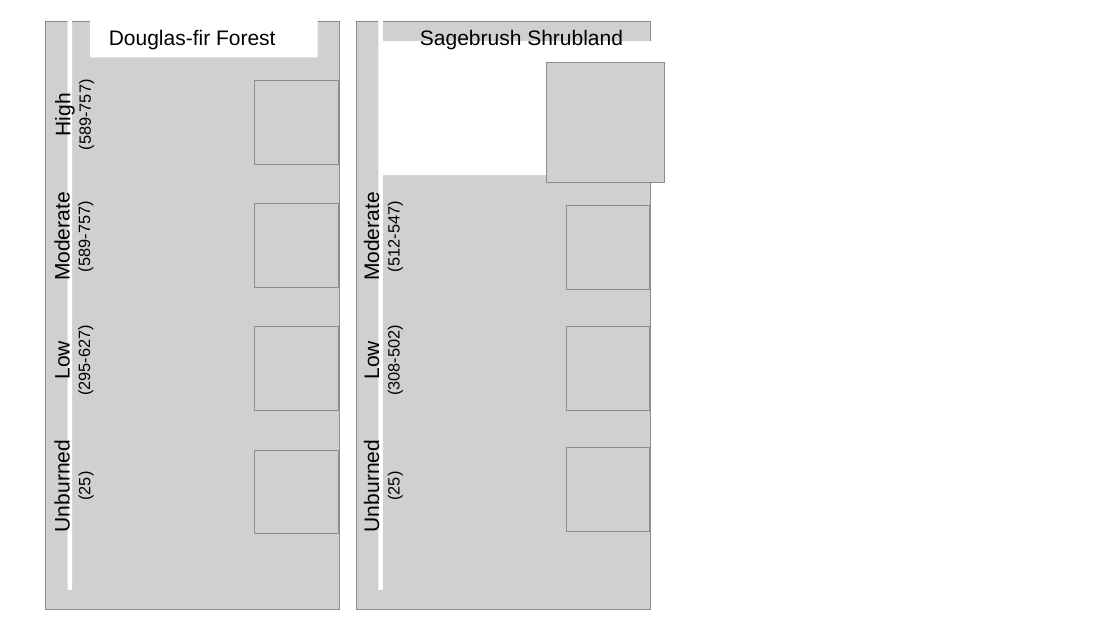
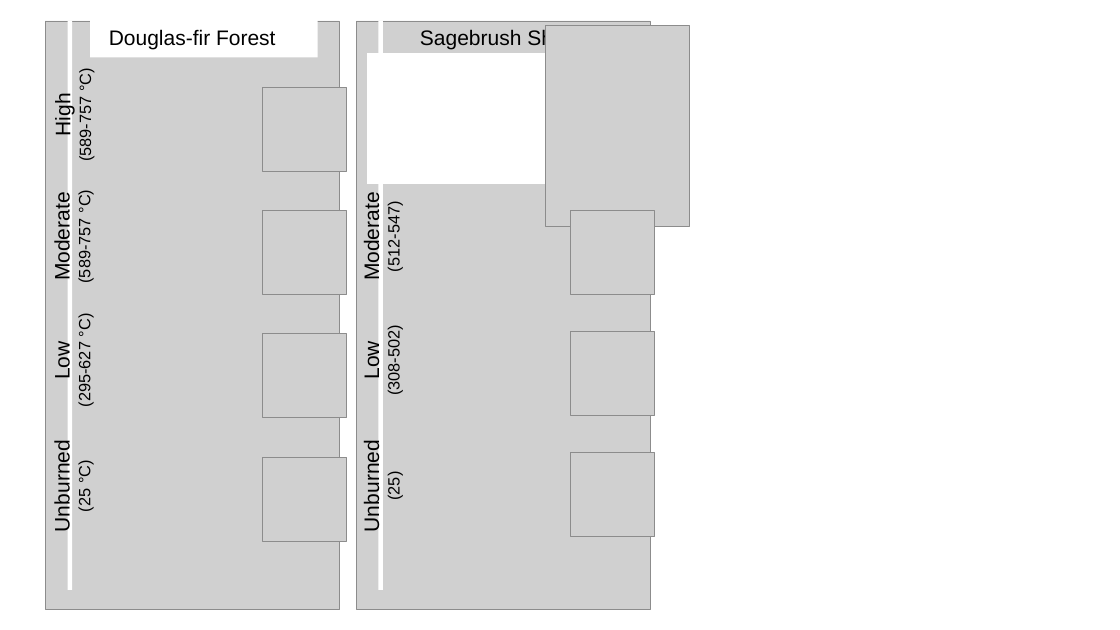
Before and after one commit to river-corridors-sfa/rcsfa-RC3-BSLE_P, a slide deck: slide 1 of figures/NMR_Spectra_Pie.pptx. Drawn at 1120x630 pixels with LibreOffice and Linux fonts; fonts in the diff are those of the drawing; grey boxes stand for pictures. Boxes give left, top, right and bottom in pixels: in the first picture for what was removed or moved away, otherwise in the second. Text is boxed around its words. In the diff, an @@ line names an element or a change of style, - is before the commit and + after.

```diff
--- a/figures/NMR_Spectra_Pie.pptx
+++ b/figures/NMR_Spectra_Pie.pptx
@@ picture added at <box>545,26,689,226</box> @@
@@ rectangle at <box>368,54,642,183</box>: outline none to #FFFFFF 1 pt; rotation 90 to 0 degrees @@
@@ text "High": place and size @@
-text "High" at <box>76,86,94,148</box>
+text "High" at <box>76,70,94,160</box>
@@ text at <box>76,70,94,160</box>: text changed @@
-(589-757)
+(589-757 °C)
@@ picture removed at <box>547,62,665,182</box> @@
@@ text at <box>75,192,93,282</box>: text changed @@
-(589-757)
+(589-757 °C)
@@ picture: place and size @@
-picture at <box>255,203,339,287</box>
+picture at <box>263,211,347,295</box>
@@ text "Low": place and size @@
-text "Low" at <box>51,332,93,394</box>
+text "Low" at <box>75,315,93,406</box>
@@ text at <box>75,315,93,406</box>: text changed @@
-(295-627)
+(295-627 °C)
@@ 3 pictures: place and size @@
-3 pictures at <box>566,206,650,532</box>
+3 pictures at <box>571,211,655,537</box>
@@ text at <box>75,462,93,511</box>: text changed @@
-(25)
+(25 °C)
@@ 3 pictures: place and size @@
-3 pictures at <box>255,81,339,534</box>
+3 pictures at <box>263,87,347,541</box>
```
Also in this commit, not shown: 22 other files.
